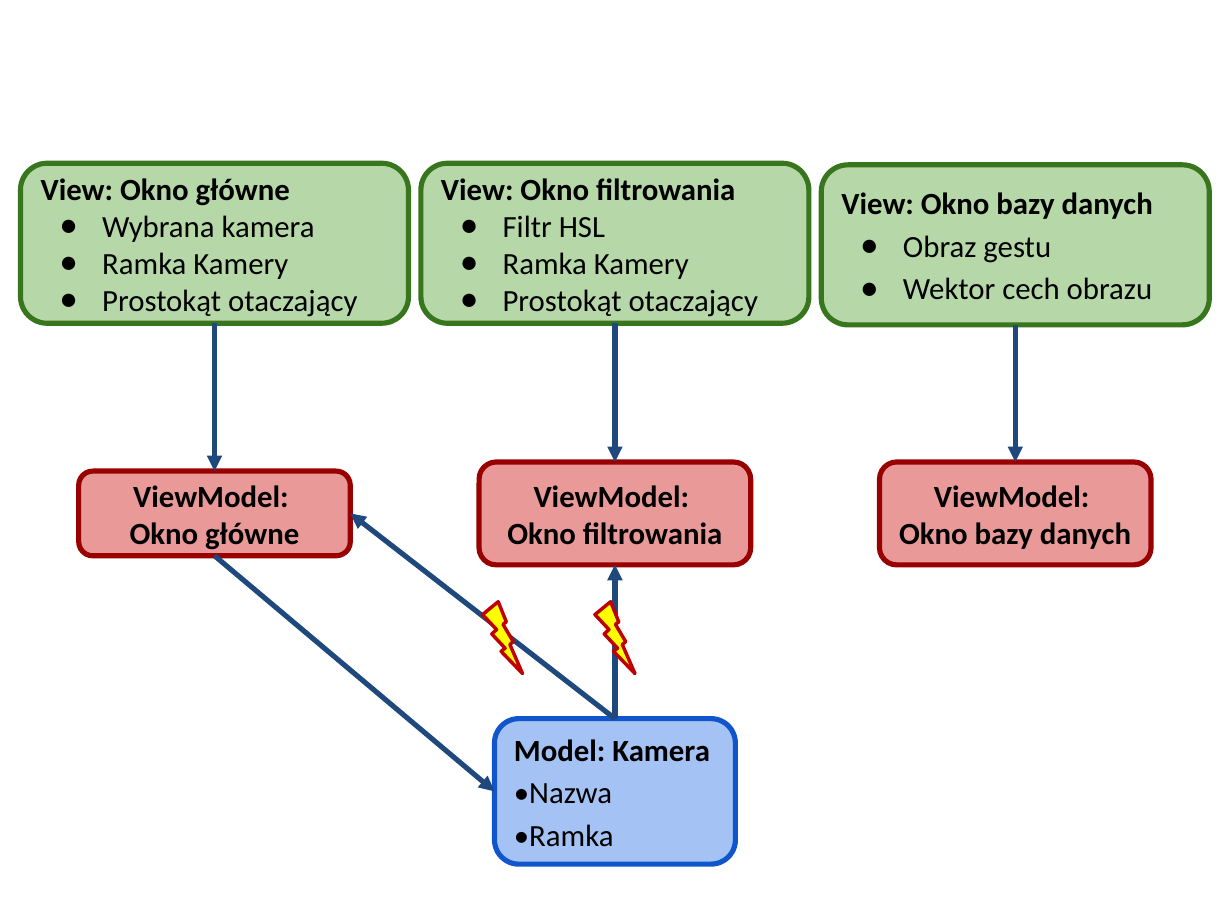
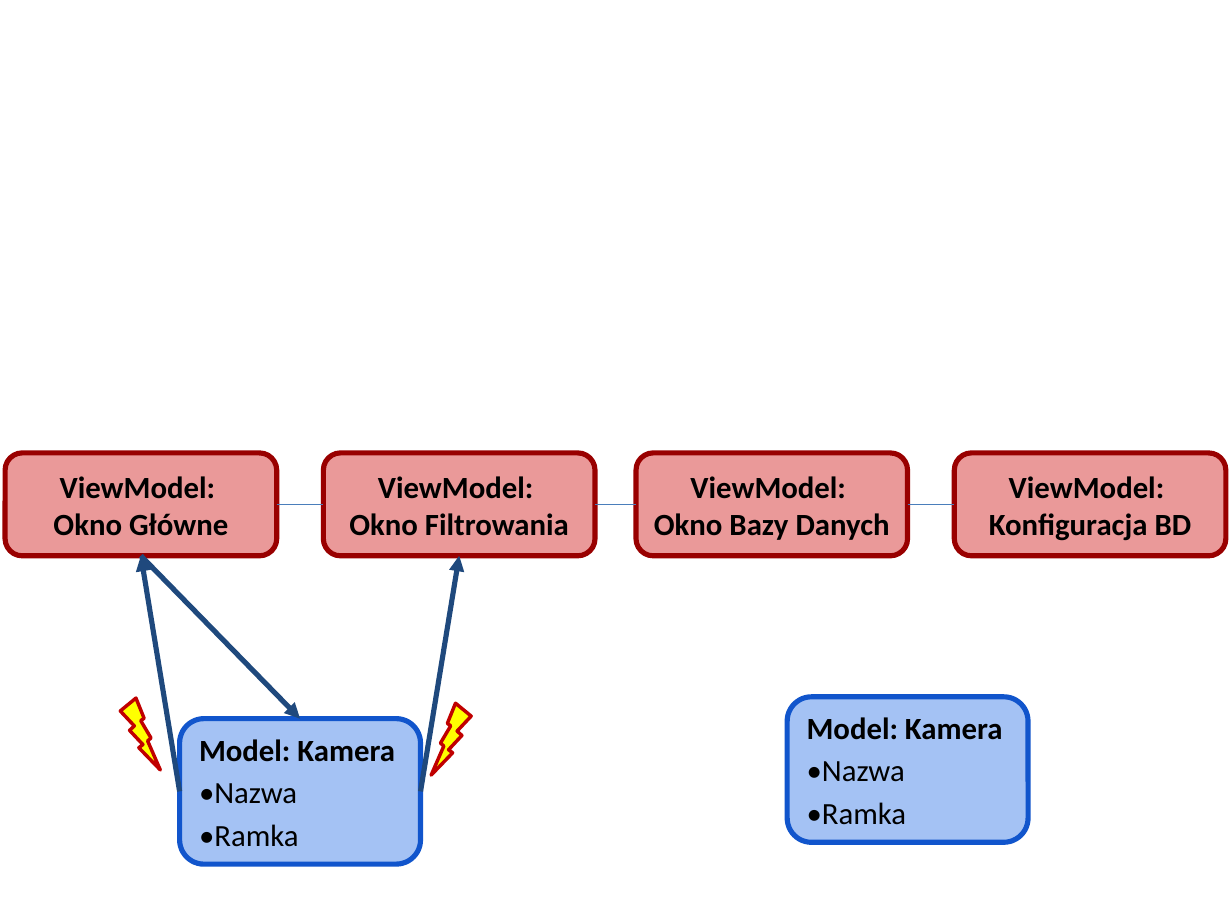
Before and after one commit to dobrzynskikam/Praca-Magisterska, a slide deck: slide 10 of Praca/PrezentacjaZawierajacaObrazyPracy.pptx. Drawn at 1232x924 pixels with LibreOffice and Linux fonts; fonts in the diff are those of the drawing. Boxes give left, top, right and bottom in pixels: in the first picture for what was removed or moved away, otherwise in the second. Text is boxed around its words. In the diff, an @@ line names an element or a change of style, - is before the commit and + after.

```diff
--- a/Praca/PrezentacjaZawierajacaObrazyPracy.pptx
+++ b/Praca/PrezentacjaZawierajacaObrazyPracy.pptx
@@ group removed at <box>21,164,1210,718</box>: 4 arrows, 3 rounded rectangles @@
-View: Okno główne
-● Wybrana kamera
-● Ramka Kamery
-● Prostokąt otaczający
-View: Okno bazy danych
-● Obraz gestu
-● Wektor cech obrazu
-View: Okno filtrowania
-● Filtr HSL
-● Ramka Kamery
-● Prostokąt otaczający
@@ rounded rectangle "ViewModel: Okno Główne": place and size @@
-rounded rectangle "ViewModel: Okno Główne" at <box>79,471,350,556</box>
+rounded rectangle "ViewModel: Okno Główne" at <box>5,453,276,556</box>
@@ text in rounded rectangle at <box>53,476,228,536</box>: text changed @@
-ViewModel:
-Okno główne
+ViewModel:
+Okno Główne
@@ rounded rectangle "ViewModel: Okno Filtrowania": place and size @@
-rounded rectangle "ViewModel: Okno Filtrowania" at <box>479,462,750,564</box>
+rounded rectangle "ViewModel: Okno Filtrowania" at <box>323,453,594,556</box>
@@ text in rounded rectangle at <box>349,476,569,536</box>: text changed @@
-ViewModel:
-Okno filtrowania
+ViewModel:
+Okno Filtrowania
@@ rounded rectangle "ViewModel: Okno Bazy Danych": place and size @@
-rounded rectangle "ViewModel: Okno Bazy Danych" at <box>880,462,1151,564</box>
+rounded rectangle "ViewModel: Okno Bazy Danych" at <box>636,453,907,556</box>
@@ text in rounded rectangle at <box>654,476,890,540</box>: text changed @@
-ViewModel:
-Okno bazy danych
+ViewModel:
+Okno Bazy Danych
@@ rounded rectangle added at <box>955,453,1226,556</box>, fill #EA9999, outline #990000 3 pt, 18 pt, text #000000, bold @@
+ViewModel:
+Konfiguracja BD
@@ line added from (277, 504) to (323, 504), #4B7EBC 0.75 pt @@
@@ line added from (595, 504) to (636, 504), #4B7EBC 0.75 pt @@
@@ line added from (908, 504) to (955, 504), #4B7EBC 0.75 pt @@
@@ arrow moved from (214, 556) - (494, 791) to (140, 556) - (301, 718) @@
@@ arrow added from (180, 791) to (140, 556), #1F497D 3 pt @@
@@ arrow moved from (615, 718) - (615, 564) to (420, 791) - (460, 556) @@
@@ lightning bolt: place and size @@
-lightning bolt at <box>483,601,522,673</box>
+lightning bolt at <box>121,699,160,770</box>
@@ rounded rectangle "Model: Kamera": place and size @@
-rounded rectangle "Model: Kamera" at <box>494,718,736,864</box>
+rounded rectangle "Model: Kamera" at <box>180,718,421,864</box>
@@ lightning bolt: place and size @@
-lightning bolt at <box>595,601,634,673</box>
+lightning bolt at <box>431,703,471,775</box>
@@ lightning bolt at <box>431,703,471,775</box>: mirrored @@
@@ rounded rectangle added at <box>787,697,1029,843</box>, fill #A4C2F4, outline #1155CC 3 pt, 18 pt, text #000000, bold @@
+Model: Kamera
+•Nazwa
+•Ramka
```
Also in this commit, not shown: 3 slides added, 1 slide removed, 34 other files.
